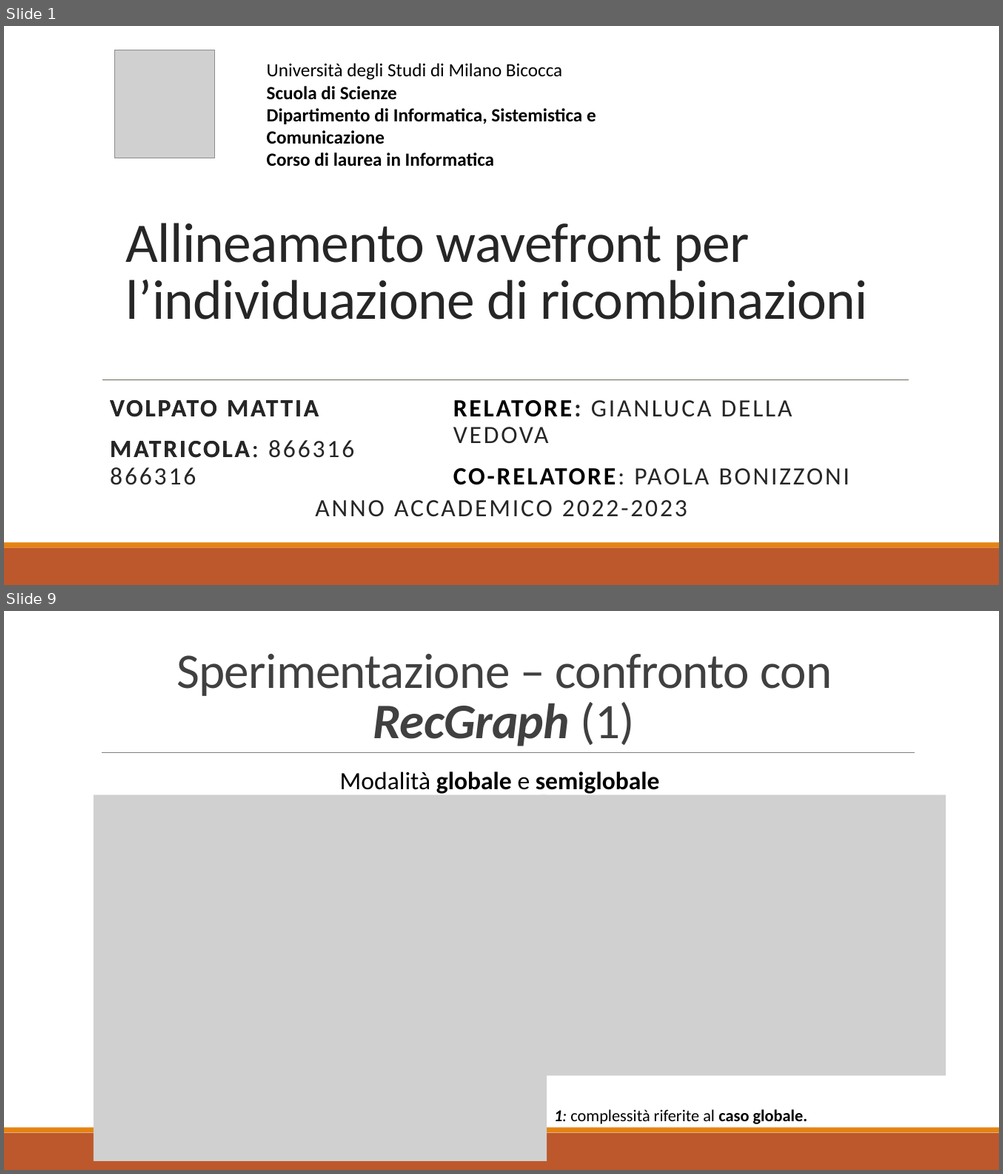
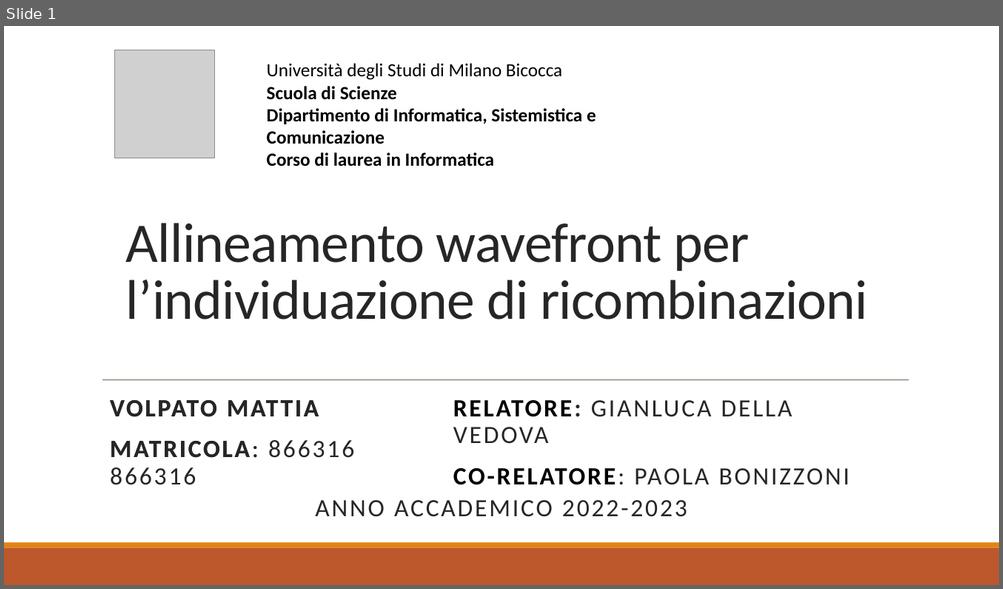
Before and after one commit to iFoxz17/WF_Recgraph, a slide deck: thesis_presentation.pptx. Shown one above the other, each under a label of ours: slides 1 and 9 before the commit, slide 1 after it; the slides between them are not shown. The pictures are 1003x1174 and 1003x589 pixels, drawn with LibreOffice and Linux fonts; fonts in the diff are those of the drawing; grey boxes stand for pictures; background and template pictures are left out. Boxes give left, top, right and bottom in pixels: in the first picture for what was removed or moved away, otherwise in the second. Text is boxed around its words. In the diff, an @@ line names an element or a change of style, - is before the commit and + after.

```diff
--- a/thesis_presentation.pptx
+++ b/thesis_presentation.pptx
@@ slide 9 removed at [4, 611, 999, 1170], background picture (left out) @@
@@ title removed at [176, 654, 831, 746] @@
-Sperimentazione – confronto con RecGraph (1)
@@ line removed from (102, 753) to (915, 753) @@
@@ text removed at [340, 772, 660, 796] @@
-Modalità globale e semiglobale
@@ picture removed at [94, 795, 546, 1162] @@
@@ picture removed at [540, 795, 945, 1076] @@
@@ text removed at [554, 1110, 808, 1125] @@
-1: complessità riferite al caso globale.
@@ rectangle removed at [4, 1133, 999, 1170] @@
@@ rectangle removed at [4, 1128, 999, 1133] @@
```
Also in this commit, not shown: 9 slides changed, 7 slides added, 1 other file.
